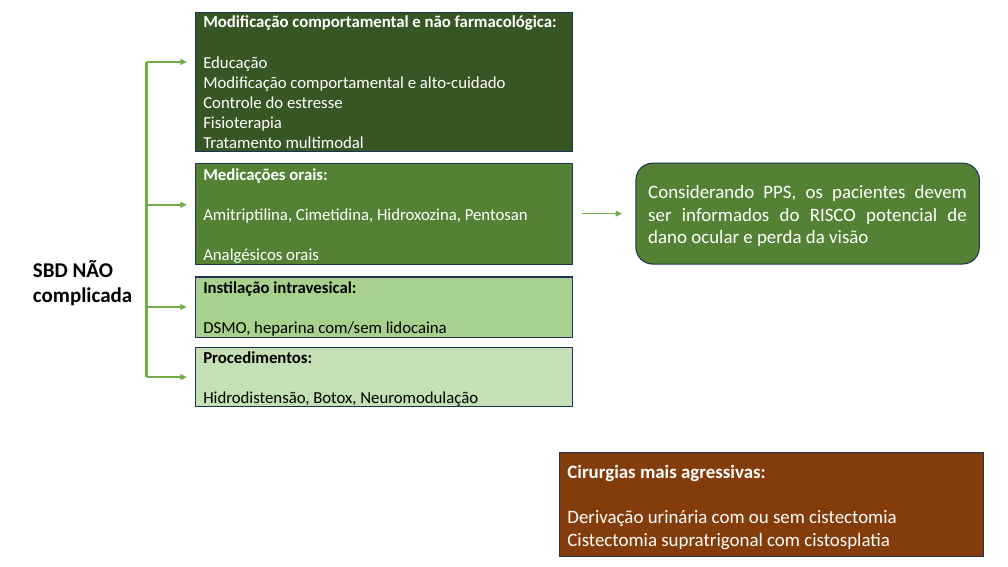
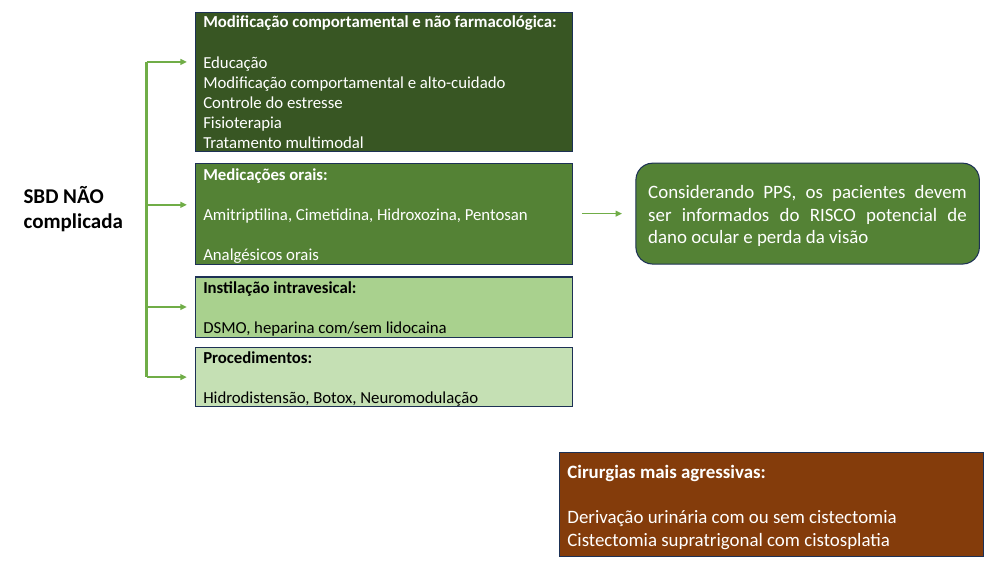
Before and after one commit to rsouzaj/uroginecologia, a slide deck: slide 2 of Figuras/SBD.pptx. Drawn at 1008x567 pixels with LibreOffice and Linux fonts; fonts in the diff are those of the drawing. Boxes give left, top, right and bottom in pixels: in the first picture for what was removed or moved away, otherwise in the second. Text is boxed around its words. In the diff, an @@ line names an element or a change of style, - is before the commit and + after.

```diff
--- a/Figuras/SBD.pptx
+++ b/Figuras/SBD.pptx
@@ text "SBD NÃO complicada": place and size @@
-text "SBD NÃO complicada" at [33, 260, 132, 306]
+text "SBD NÃO complicada" at [24, 186, 123, 232]
```
Also in this commit, not shown: 1 other slide changed, 2 other files.
